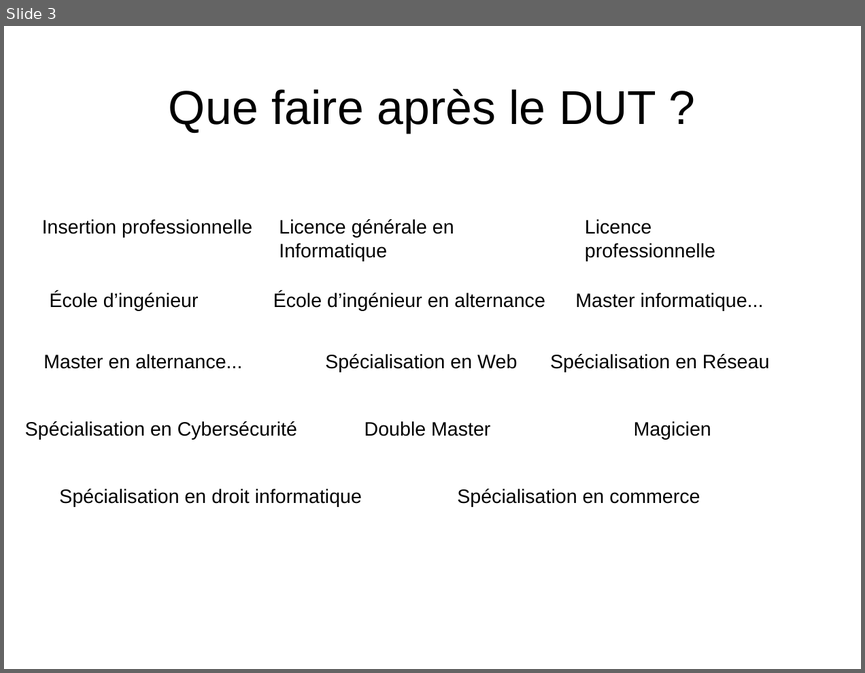
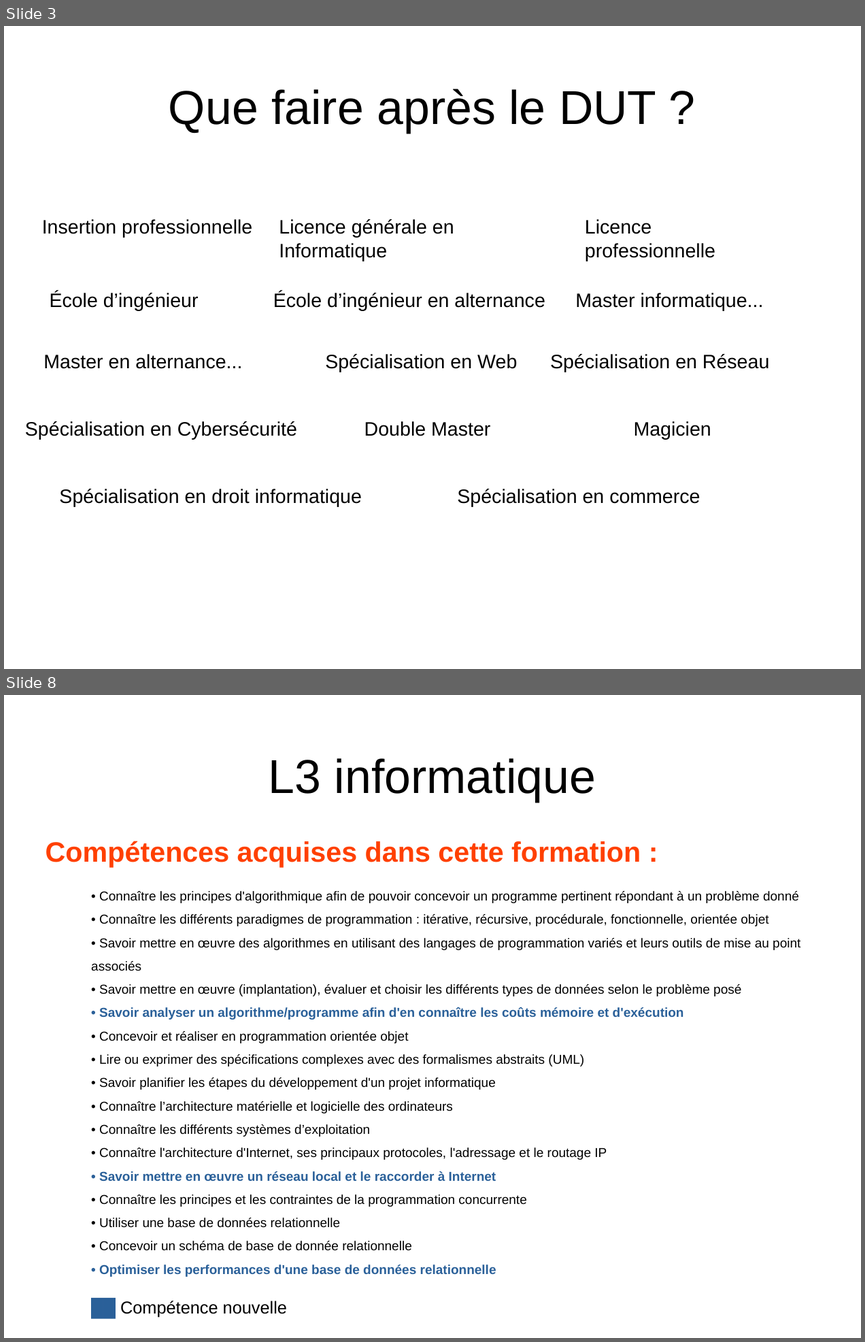
Before and after one commit to hana69200/Cours, a slide deck: S3/Com - PPP/PPP.odp. Shown one above the other, each under a label of ours: slide 3 before the commit, slides 3 and 8 after it; the slides between them are not shown. The pictures are 865x673 and 865x1342 pixels, drawn with LibreOffice and Linux fonts; fonts in the diff are those of the drawing. Boxes give left, top, right and bottom in pixels: in the first picture for what was removed or moved away, otherwise in the second. Text is boxed around its words. In the diff, an @@ line names an element or a change of style, - is before the commit and + after.

```diff
--- a/S3/Com - PPP/PPP.odp
+++ b/S3/Com - PPP/PPP.odp
@@ slide 8 added at <box>4,695,861,1338</box>, background #FFFFFF @@
@@ title added at <box>269,758,596,802</box>, 44 pt, text #000000 @@
+L3 informatique
@@ text added at <box>45,841,800,1317</box>, 12 pt, text #000000 @@
+Compétences acquises dans cette formation :
+• Connaître les principes d'algorithmique afin de pouvoir concevoir un programme pertinent répondant à un problème donné
+• Connaître les différents paradigmes de programmation : itérative, récursive, procédurale, fonctionnelle, orientée objet
+• Savoir mettre en œuvre des algorithmes en utilisant des langages de programmation variés et leurs outils de mise au point associés
+• Savoir mettre en œuvre (implantation), évaluer et choisir les différents types de données selon le problème posé
+• Savoir analyser un algorithme/programme afin d'en connaître les coûts mémoire et d'exécution
+• Concevoir et réaliser en programmation orientée objet
+• Lire ou exprimer des spécifications complexes avec des formalismes abstraits (UML)
+• Savoir planifier les étapes du développement d'un projet informatique
+• Connaître l’architecture matérielle et logicielle des ordinateurs
+• Connaître les différents systèmes d’exploitation
+• Connaître l'architecture d'Internet, ses principaux protocoles, l'adressage et le routage IP
+• Savoir mettre en œuvre un réseau local et le raccorder à Internet
+• Connaître les principes et les contraintes de la programmation concurrente
+• Utiliser une base de données relationnelle
+• Concevoir un schéma de base de donnée relationnelle
+• Optimiser les performances d'une base de données relationnelle
+██ Compétence nouvelle
```
Also in this commit, not shown: 4 slides changed, 3 other slides added, 3 other files.
